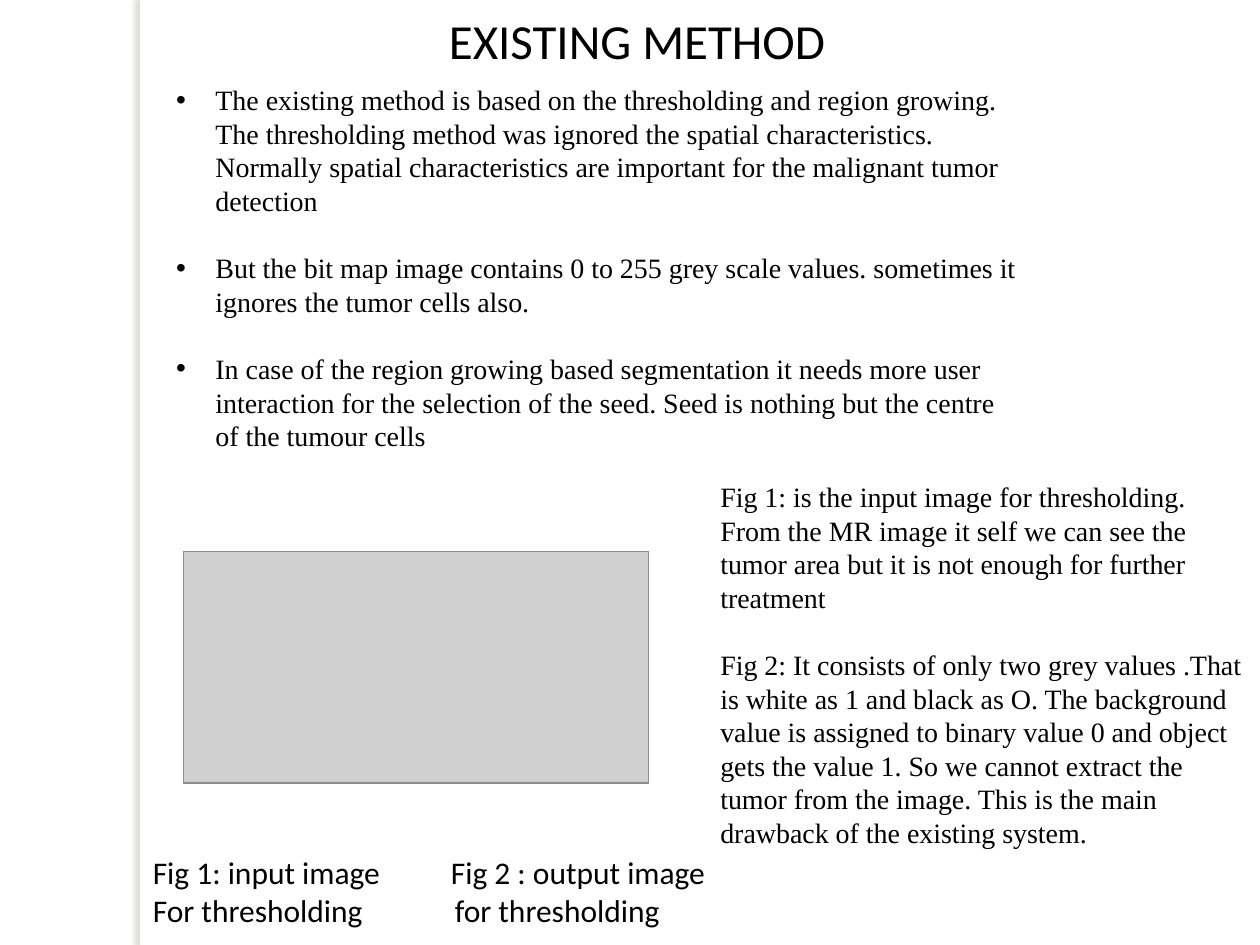
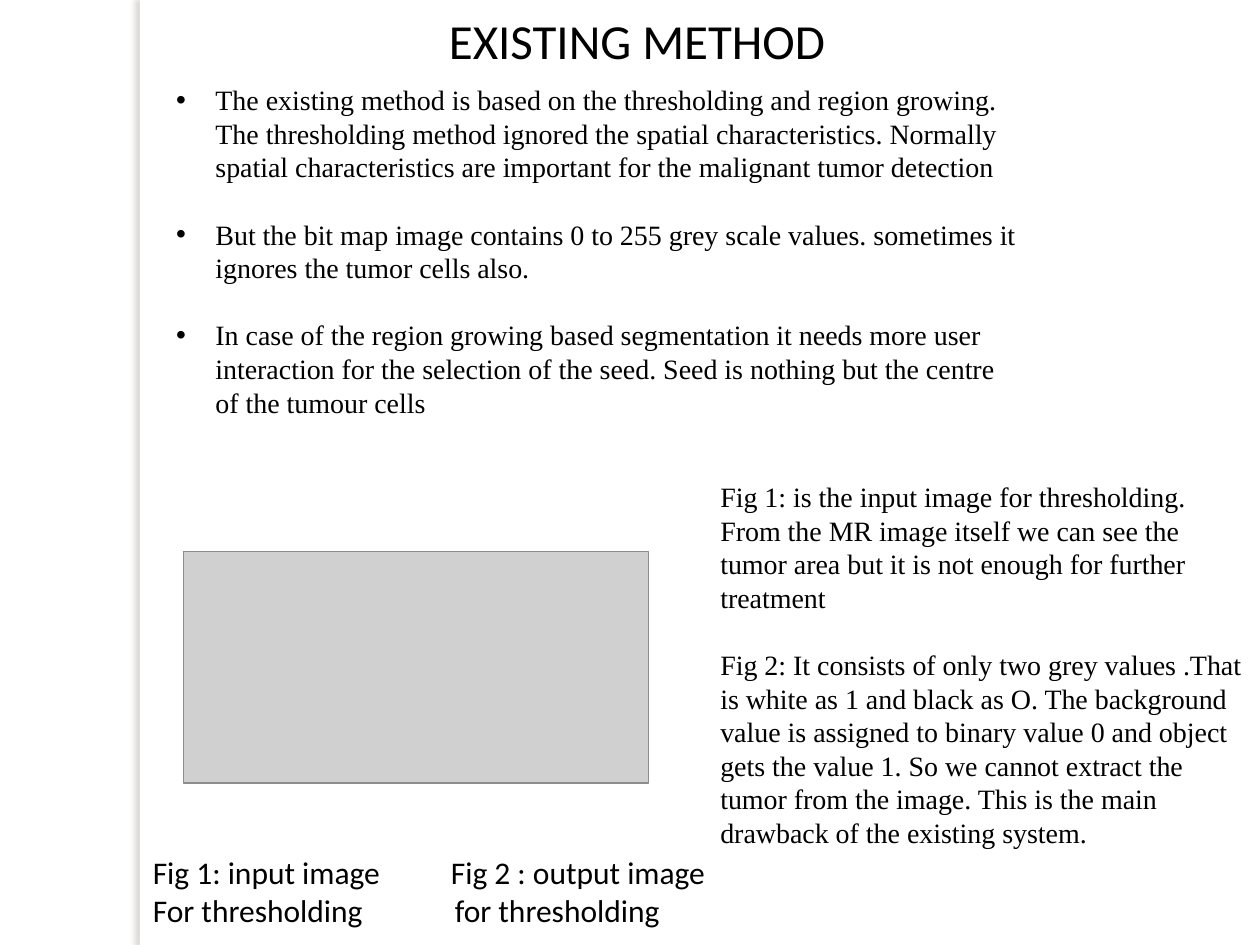
Before and after one commit to Deepak1194/Brain-tumor-Segmentation, a slide deck: slide 4 of brain tumor.pptx. Drawn at 1260x945 pixels with LibreOffice and Linux fonts; fonts in the diff are those of the drawing; grey boxes stand for pictures; background and template pictures are left out. Boxes give left, top, right and bottom in pixels: in the first picture for what was removed or moved away, otherwise in the second. Text is boxed around its words. In the diff, an @@ line names an element or a change of style, - is before the commit and + after.

Commit message:
Brain tumor segmentation using k means algorithm

```diff
--- a/brain tumor.pptx
+++ b/brain tumor.pptx
@@ text at (215,90,997,183): text changed @@
-• The existing method is based on the thresholding and region growing. The thresholding method was ignored the spatial characteristics. Normally spatial characteristics are important for the malignant tumor detection
+• The existing method is based on the thresholding and region growing. The thresholding method ignored the spatial characteristics. Normally spatial characteristics are important for the malignant tumor detection
@@ text at (720,487,1185,609): spaces changed @@
-Fig 1: is the input image for thresholding. From the MR image it self we can see the tumor area but it is not enough for further treatment
+Fig 1: is the input image for thresholding. From the MR image itself we can see the tumor area but it is not enough for further treatment
```
Also in this commit, not shown: 1 other slide changed.
